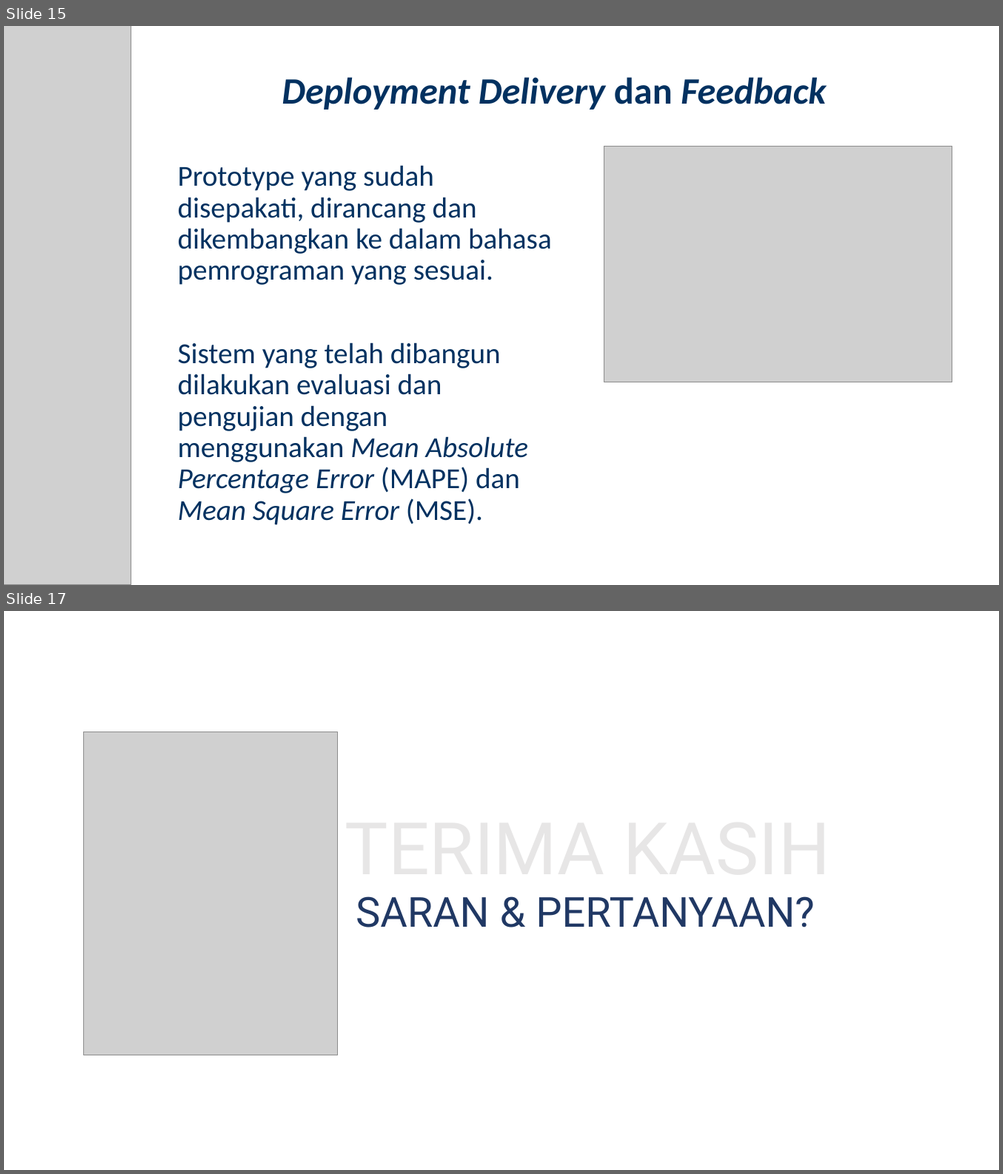
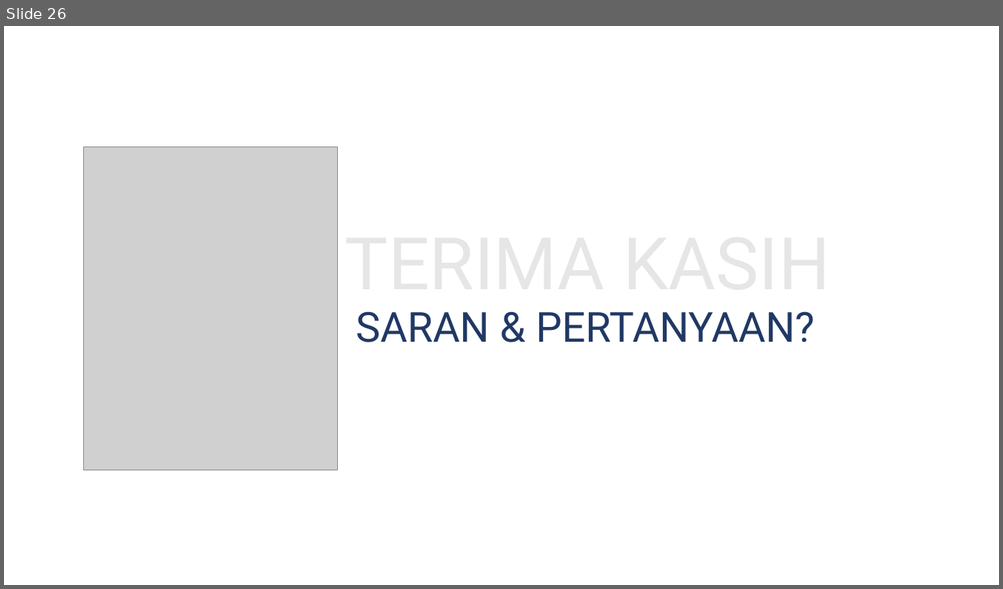
Before and after one commit to alinnural/skripsi, a slide deck: PENULISAN/Kolokium/Kolokium_G64154068_040917.pptx. Shown one above the other, each under a label of ours: slides 15 and 17 before the commit, slide 26 after it; the slides between them are not shown. The pictures are 1003x1174 and 1003x589 pixels, drawn with LibreOffice and Linux fonts; fonts in the diff are those of the drawing; grey boxes stand for pictures. Boxes give left, top, right and bottom in pixels: in the first picture for what was removed or moved away, otherwise in the second. Text is boxed around its words. In the diff, an @@ line names an element or a change of style, - is before the commit and + after.

```diff
--- a/PENULISAN/Kolokium/Kolokium_G64154068_040917.pptx
+++ b/PENULISAN/Kolokium/Kolokium_G64154068_040917.pptx
@@ slide 15 removed at [4, 26, 999, 585], background #FFFFFF @@
@@ picture removed at [4, 26, 131, 585] @@
@@ title removed at [282, 77, 825, 110] @@
-Deployment Delivery dan Feedback
@@ picture removed at [604, 146, 951, 383] @@
@@ text removed at [178, 165, 552, 526] @@
-Prototype yang sudah disepakati, dirancang dan dikembangkan ke dalam bahasa pemrograman yang sesuai.
-Sistem yang telah dibangun dilakukan evaluasi dan pengujian dengan menggunakan Mean Absolute Percentage Error (MAPE) dan Mean Square Error (MSE).
@@ what was slide 17 is now slide 26 @@
```
Also in this commit, not shown: 7 slides changed, 11 slides added, 1 other slide removed, 2 other files.
